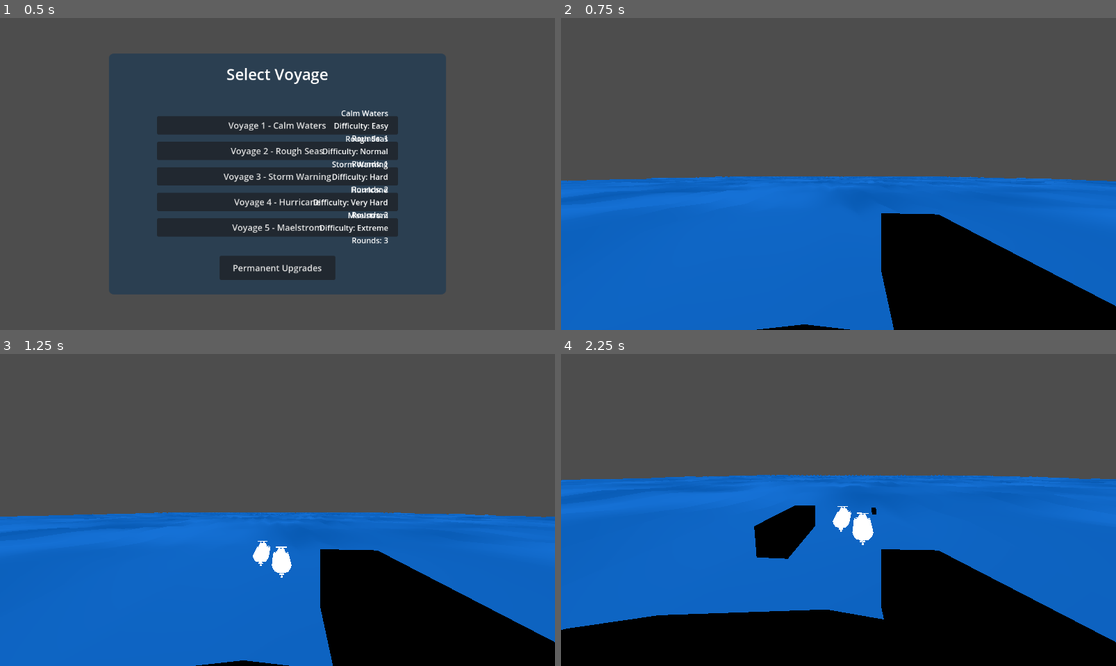
Above: before the commit, frames 1-4 (two rows, left to right).
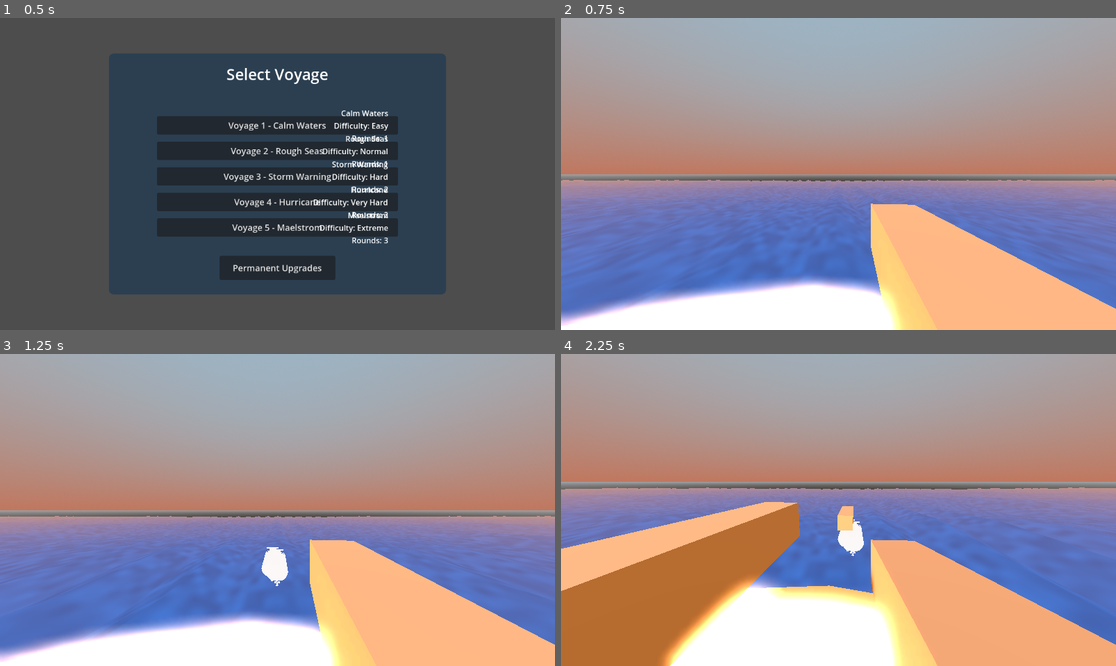
Above: after the commit, the same moments.

Repository: thehomeworkclub/ModernDayPirates
Game: Godot game, scene res://CampaignMenu.tscn
Same seed, same stepped clock (60 frames per second), same inputs: the game is played once before the commit and once after it.
Inputs (mouse positions are in pixels of both pictures, inside the frame that each line leads up to):
- Up to frame 1 (0.5 s): no input
- Up to frame 2 (0.75 s): click "Voyage 1 - Calm Waters" at 0.5 s
- Up to frame 3 (1.25 s): no input
- Up to frame 4 (2.25 s): tap Enter at 1.25 s; move the mouse to (866, 510) at 1.27 s; click (866, 510) at 1.35 s; move the mouse to (810, 510) at 2.02 s; click (810, 510) at 2.1 s

Frame 1 is identical in both runs. In frame 2, 100% of the frame differs, in the area x 0-100%, y 0-100%; in frame 3, 100%; in frame 4, 100%.

Commit message:
made environment, need to work on new models later

Diff:
--- a/Main.tscn
+++ b/Main.tscn
@@ -8,6 +8,8 @@
 [ext_resource type="PackedScene" uid="uid://bcfxrp7gegi45" path="res://Boat.tscn" id="6_0bb58"]
 [ext_resource type="Shader" path="res://ocean.gdshader" id="7_kakas"]
 [ext_resource type="Script" path="res://RoundBoard.gd" id="8_rmocl"]
+
+[sub_resource type="Compositor" id="Compositor_lq8ew"]
 
 [sub_resource type="PlaneMesh" id="PlaneMesh_y1l8n"]
 size = Vector2(250, 250)
@@ -23,7 +25,55 @@
 shader_parameter/noise_factor = 0.2
 shader_parameter/water_color = Vector3(0, 0.4, 0.8)
 
+[sub_resource type="ProceduralSkyMaterial" id="ProceduralSkyMaterial_52vrd"]
+sky_top_color = Color(0.753002, 0.908772, 1, 1)
+sky_horizon_color = Color(0.946513, 0.58414, 0.463084, 1)
+sky_curve = 0.279909
+sky_energy_multiplier = 0.8
+sun_angle_max = 52.22
+sun_curve = 0.289781
+
+[sub_resource type="Sky" id="Sky_b2uq0"]
+sky_material = SubResource("ProceduralSkyMaterial_52vrd")
+
+[sub_resource type="Environment" id="Environment_c51ac"]
+background_mode = 2
+sky = SubResource("Sky_b2uq0")
+ambient_light_color = Color(0.963174, 0.54642, 0.117375, 1)
+ambient_light_sky_contribution = 0.36
+ambient_light_energy = 2.95
+reflected_light_source = 2
+ssao_enabled = true
+ssao_radius = 0.99
+ssao_intensity = 5.87
+ssao_power = 0.806844
+ssao_sharpness = 1.0
+ssao_light_affect = 0.3
+ssil_enabled = true
+ssil_radius = 3.15
+ssil_intensity = 1.89
+ssil_sharpness = 1.0
+sdfgi_enabled = true
+sdfgi_bounce_feedback = 1.99
+sdfgi_cascades = 8
+sdfgi_min_cell_size = 0.0488281
+sdfgi_y_scale = 2
+sdfgi_energy = 0.9
+glow_enabled = true
+glow_intensity = 5.15
+glow_strength = 0.55
+fog_enabled = true
+fog_light_color = Color(0.906175, 0.661771, 0.536168, 1)
+fog_light_energy = 0.8
+fog_sun_scatter = 0.1
+fog_density = 0.001
+fog_sky_affect = 0.0
+fog_height = -258.69
+fog_height_density = 0.0665
+adjustment_enabled = true
+
 [node name="Node3D" type="Node3D"]
+transform = Transform3D(4.7837, 0, 0, 0, 4.7837, 0, 0, 0, 4.7837, 0, 0, 0)
 
 [node name="Player" type="Node3D" parent="."]
 transform = Transform3D(1, 0, 0, 0, 1, 0, 0, 0, 1, 0, 7.24827, -16.6647)
@@ -33,6 +83,10 @@
 
 [node name="Camera3D" type="Camera3D" parent="Player/Head"]
 transform = Transform3D(-1, 0, -7.82271e-08, 0, 1, 0, 7.82271e-08, 0, -1, -0.176, 0, 0)
+compositor = SubResource("Compositor_lq8ew")
+fov = 90.5
+near = 0.002
+far = 928.24
 
 [node name="GunPivot" type="Node3D" parent="Player/Head"]
 transform = Transform3D(1, 0, 0, 0, 1.05226, 0, 0, 0, 0.894814, 0, 0, 0)
@@ -61,3 +115,24 @@
 script = ExtResource("8_rmocl")
 
 [node name="Label3D" type="Label3D" parent="Node3D"]
+
+[node name="WorldEnvironment" type="WorldEnvironment" parent="."]
+environment = SubResource("Environment_c51ac")
+
+[node name="DirectionalLight3D" type="DirectionalLight3D" parent="."]
+transform = Transform3D(-0.0359045, -0.00788646, 0.0378684, 0.00271598, 0.0510263, 0.0132018, -0.0385854, 0.0109302, -0.034308, 0, 8.65769, -23.929)
+light_color = Color(1, 0.841313, 0.689894, 1)
+light_energy = 0.99
+light_indirect_energy = 4.232
+light_volumetric_fog_energy = 0.0
+shadow_enabled = true
+shadow_bias = 0.0
+shadow_normal_bias = 10.0
+shadow_transmittance_bias = -16.0
+shadow_blur = 0.606
+directional_shadow_split_1 = 0.21
+directional_shadow_split_2 = 0.191
+directional_shadow_split_3 = 0.219
+directional_shadow_fade_start = 1.0
+directional_shadow_max_distance = 670.0
+directional_shadow_pancake_size = 0.0
--- a/project.godot
+++ b/project.godot
@@ -20,6 +20,10 @@
 GameManager="*res://GameManager.gd"
 CurrencyManager="*res://CurrencyManager.gd"
 
+[dotnet]
+
+project/assembly_name="juice"
+
 [input]
 
 shoot={
@@ -27,3 +31,13 @@
 "events": [Object(InputEventMouseButton,"resource_local_to_scene":false,"resource_name":"","device":-1,"window_id":0,"a …(253 unchanged characters)…
 ]
 }
+
+[rendering]
+
+lights_and_shadows/directional_shadow/size=10000
+lights_and_shadows/directional_shadow/soft_shadow_filter_quality=5
+lights_and_shadows/positional_shadow/soft_shadow_filter_quality=5
+lights_and_shadows/positional_shadow/atlas_quadrant_0_subdiv=3
+lights_and_shadows/positional_shadow/atlas_quadrant_1_subdiv=3
+lights_and_shadows/positional_shadow/atlas_quadrant_2_subdiv=4
+lights_and_shadows/positional_shadow/atlas_quadrant_3_subdiv=5
Not shown: 1 places in Main.tscn that only renumber resources
